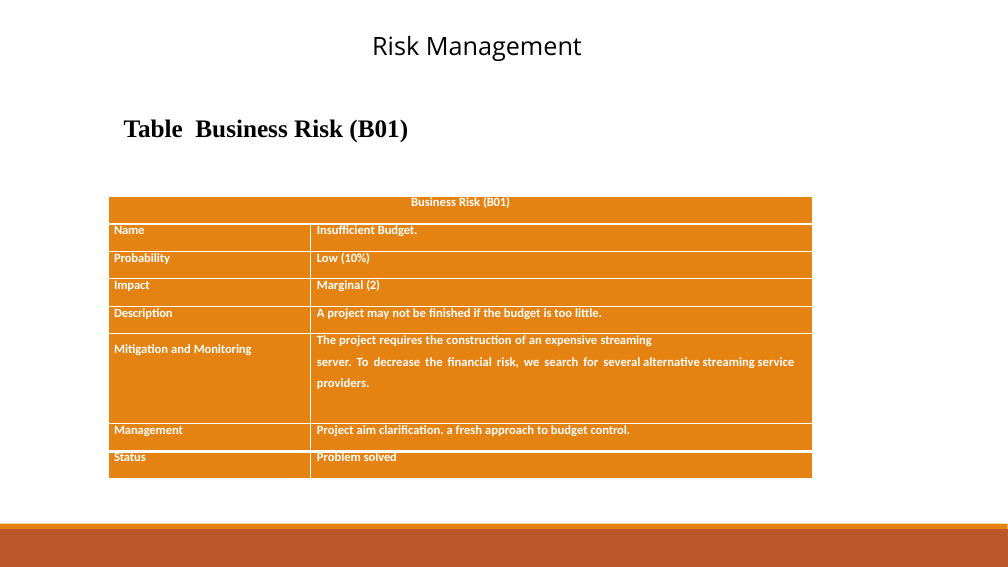
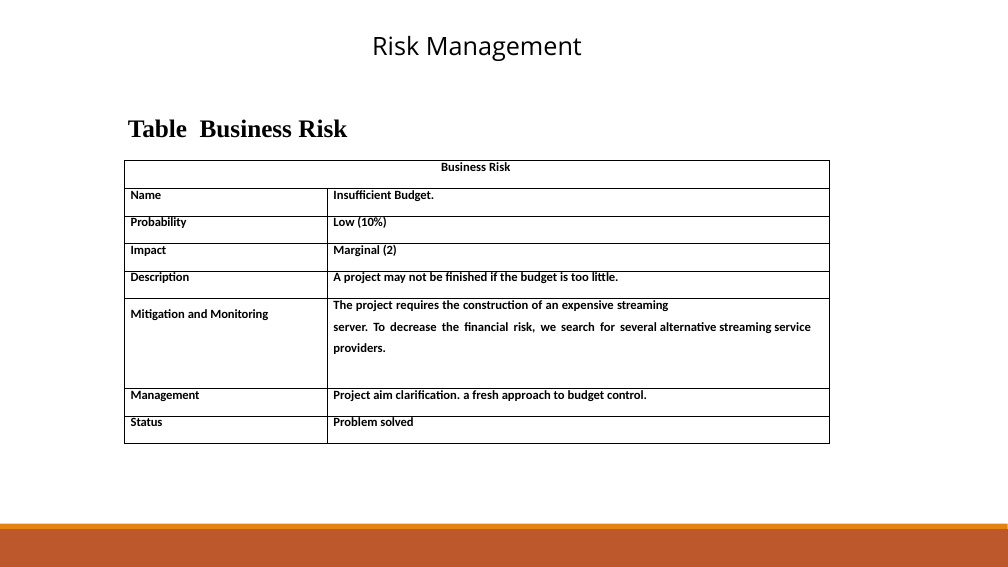
Before and after one commit to ashraful009/FlatSell, a slide deck: slide 30 of PPT for defence.pptx (slide 28 before the commit). Drawn at 1008x567 pixels with LibreOffice and Linux fonts; fonts in the diff are those of the drawing. Boxes give left, top, right and bottom in pixels: in the first picture for what was removed or moved away, otherwise in the second. Text is boxed around its words. In the diff, an @@ line names an element or a change of style, - is before the commit and + after.

```diff
--- a/PPT for defence.pptx
+++ b/PPT for defence.pptx
@@ text at [128,119,347,138]: text changed @@
-Table Business Risk (B01)
+Table Business Risk
@@ table at [125,161,830,444] @@
-row 1, column 1: Business Risk (B01)
+row 1, column 1: Business Risk
@@ fill #E48312 to #FFFFFF in 15 cells @@
@@ text colour #FFFFFF to #000000 @@
@@ borders changed @@
@@ table: place and size @@
-table at [108,197,813,479]
+table at [125,161,830,444]
```
Also in this commit, not shown: 16 other slides changed, 2 slides added, 23 other files.
